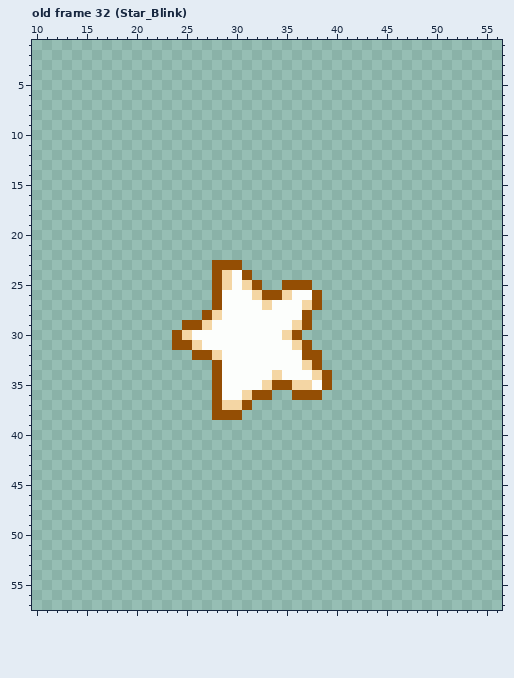
Two versions of one pixel-art file, Assets/Art/VFX/VFX_Kirby.aseprite. This is how it looked before the edit.
64x64 pixels, 48 frames. Colours within 5 levels of each other are drawn and written as one. Shown: old frame 32 (Star_Blink): x 10..56, y 1..57. The commit also changed other frames, which this record leaves out.
The same view after the edit:
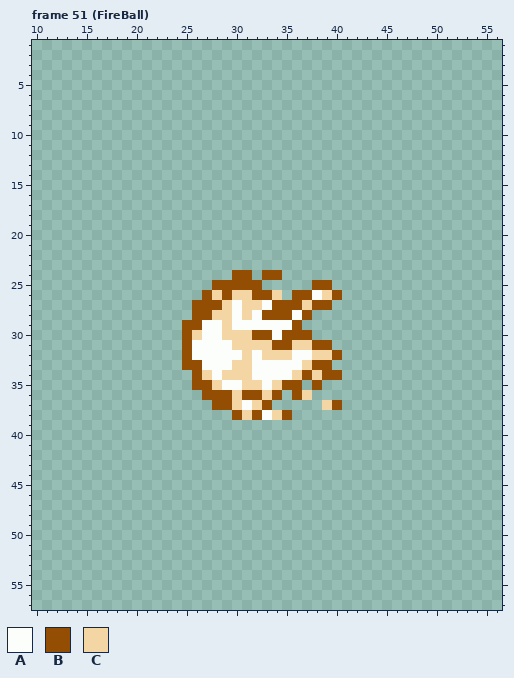
Palette (. is transparent): A #fcfefc  B #944e04  C #f4d6a4
A new or re-ordered frame is compared with the old frame closest to it.
The edit:
frames 48 -> 54
Changed rows in their new state; - is an unchanged pixel.
Frame 51 (FireBall) is new; against old frame 32 (Star_Blink), layers "Layer 5", "Layer 1":
first column x 24:
23 ----...----------
24 ----..B--BB------
25 -----BBB---...BB-
26 ---BCBCCB-C.BBACB
27 --BB-C-CCABBB--B-
28 --B--C-C-BBB-----
29 ---A-C------B.---
30 .BC--CCCBB-B-B---
31 .-A---CCCCBB-CBB-
32 -BAAA--C-CCC-ACCB
33 -BBAA-CC-------B-
34 --BCACCC--A-CB--B
35 --BBC--CCAC-B.B.-
36 ---B-BCB-CB--C.--
37 -----B-ACB-----CB
38 ----..-CBACB-----
